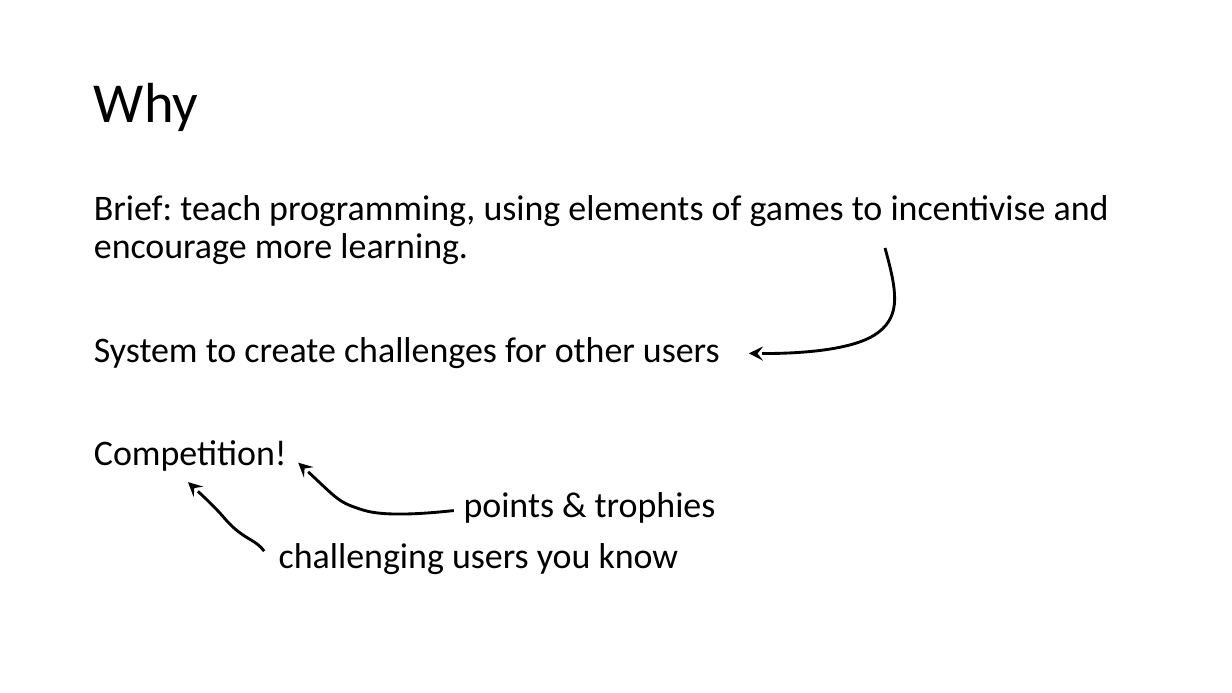
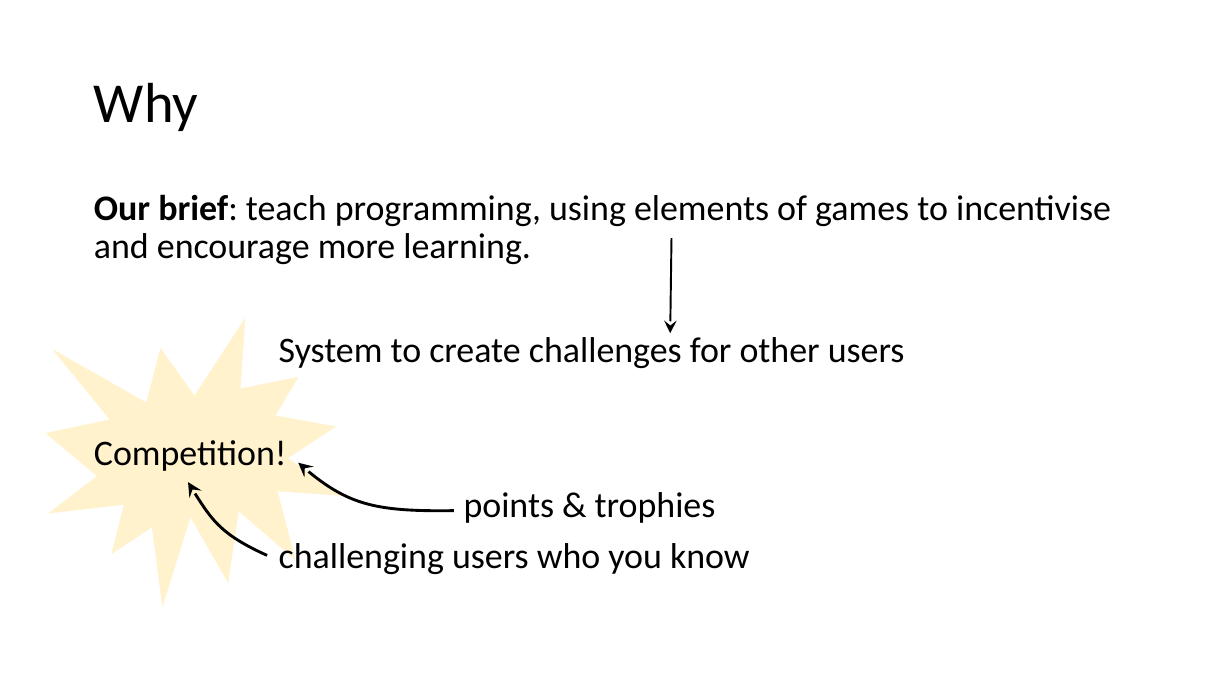
Before and after one commit to robertbastian/robin, a slide deck: slide 3 of presentation/group5_presentation.pptx. Drawn at 1232x693 pixels with LibreOffice and Linux fonts; fonts in the diff are those of the drawing. Boxes give left, top, right and bottom in pixels: in the first picture for what was removed or moved away, otherwise in the second. Text is boxed around its words. In the diff, an @@ line names an element or a change of style, - is before the commit and + after.

Commit message:
more presentation

```diff
--- a/presentation/group5_presentation.pptx
+++ b/presentation/group5_presentation.pptx
@@ text at bbox=[94, 194, 1111, 264]: text changed @@
-Brief: teach programming, using elements of games to incentivise and encourage more learning.
+Our brief: teach programming, using elements of games to incentivise and encourage more learning.
@@ arrow added from (672, 238) to (670, 334), #000000 1.5 pt @@
@@ freeform shape removed at bbox=[750, 248, 896, 353] @@
@@ irregular seal added at bbox=[43, 315, 345, 611], fill #FFF2CC, outline #FFFFFF 1 pt @@
@@ freeform shape: place and size @@
-freeform shape at bbox=[299, 463, 454, 515]
+freeform shape at bbox=[299, 463, 454, 511]
@@ freeform shape: place and size @@
-freeform shape at bbox=[189, 482, 264, 552]
+freeform shape at bbox=[189, 482, 268, 555]
@@ text at bbox=[279, 539, 750, 574]: text changed @@
-challenging users you know
+challenging users who you know
```
Also in this commit, not shown: 2 other slides changed.
